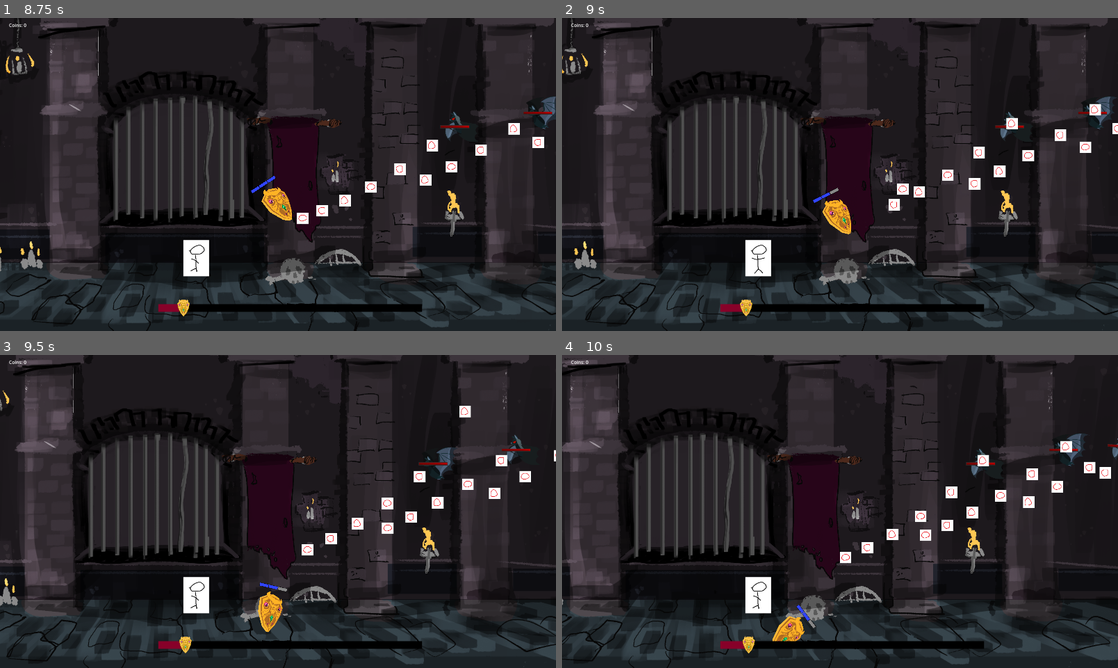
Above: before the commit, frames 1-4 (two rows, left to right).
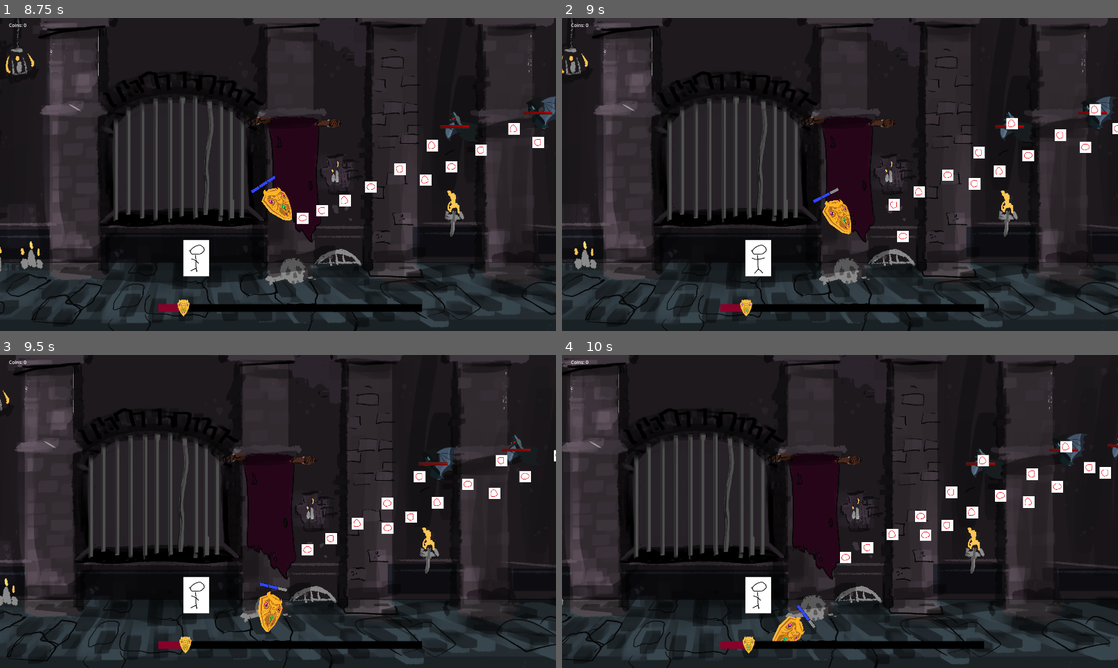
Above: after the commit, the same moments.

Repository: Cookie-Tin-Studios/Heroes-Shield
Game: Godot game, scene res://scenes/menu/main_menu.tscn
Two runs of this game, one before a commit and one after it. Both use one fixed random seed, a clock stepped at 60 frames per second and the inputs below.
Inputs (mouse positions are in pixels of both pictures, inside the frame that each line leads up to):
- Up to frame 1 (8.75 s): click "New Game" at 0.5 s; move the mouse to (400, 158) at 1.27 s; hold Right (ui_right) 1.28-2.03 s; click (400, 158) at 1.35 s; move the mouse to (166, 190) at 2.02 s; hold Down (ui_down) 2.03-2.78 s; click (166, 190) at 2.1 s; move the mouse to (333, 105) at 2.77 s; hold Right (ui_right) 2.78-3.53 s; click (333, 105) at 2.85 s; move the mouse to (250, 237) at 3.52 s; hold Up (ui_up) 3.53-4.28 s; click (250, 237) at 3.6 s; move the mouse to (444, 221) at 4.27 s; hold Left (ui_left) 4.28-5.78 s; click (444, 221) at 4.35 s; move the mouse to (111, 127) at 5.02 s; click (111, 127) at 5.1 s; move the mouse to (305, 174) at 5.77 s; hold Down (ui_down) 5.78-6.53 s; click (305, 174) at 5.85 s; move the mouse to (194, 96) at 6.52 s; hold Right (ui_right) 6.53-7.28 s; click (194, 96) at 6.6 s; move the mouse to (400, 158) at 7.27 s; hold Up (ui_up) 7.28-8.03 s; click (400, 158) at 7.35 s; move the mouse to (166, 190) at 8.02 s; hold Right (ui_right) from 8.03 s (still down); click (166, 190) at 8.1 s
- Up to frame 2 (9 s): move the mouse to (895, 105) at 8.77 s; release Right (ui_right) at 8.78 s; hold Down (ui_down) from 8.78 s (still down); click (895, 105) at 8.85 s
- Up to frame 3 (9.5 s): keep holding Down (ui_down)
- Up to frame 4 (10 s): move the mouse to (812, 574) at 9.52 s; release Down (ui_down) at 9.53 s; hold Left (ui_left) from 9.53 s (still down); click (812, 574) at 9.6 s

Frame 1 is identical in both runs. In frame 2, 0.2% of the frame differs, in the area x 60-63%, y 52-72%; in frame 3, less than 0.1%; in frame 4, nothing differs.

Commit message:
Don't take idiot hero into account

Diff:
--- a/scripts/shield/shield.gd
+++ b/scripts/shield/shield.gd
@@ -1,24 +1,24 @@
 extends CharacterBody2D
 
-# Health variables
+# --- Health variables ---
 @export var max_health: int = 3
 @onready var health_bar = $HealthBar
 var current_health: int = max_health
 
-# Movement variables
+# --- Movement variables ---
 @export var acceleration: float = 4000
 @export var deceleration: float = 4000
 @export var friction: float = 0.8
 @export var speed: float = 800
 
-# Reference to the hero node (the "Idiot_hero")
+# Reference to a "hero" node (for movement/flipping), but NOT used for parry direction
 @export var idiot_hero: Node
 
 # Container for orientation
 @onready var flip_container = $FlipContainer
 @onready var health_bar_starting_position = health_bar.position
 
-# Keep track of projectiles within parry range
+# Track projectiles in parry range
 var projectiles_in_range: Array[RigidBody2D] = []
 
 func _ready() -> void:
@@ -26,7 +26,7 @@
 	current_health = max_health
 	call_deferred("create_health_sections")
 
-	# Ensure we can access the hero node
+	# Ensure the hero node is accessible (only used for movement/position checks, not reflection)
 	idiot_hero = get_node("../Idiot_hero")
 	if idiot_hero == null:
 		print("Shield: Hero path is not set!")
@@ -37,24 +37,23 @@
 func take_damage(amount: int) -> void:
 	current_health -= amount
 	update_health_bar()
-
 	if current_health <= 0:
 		die()
 
 func die() -> void:
 	print("Character has died!")
-	queue_free()  # Remove the character from the scene
+	queue_free()
 
 func _process(delta: float) -> void:
 	var input_dir = Vector2.ZERO
 
-	# Make sure the hero node still exists
-	idiot_hero = get_node("../Idiot_hero")
-	if idiot_hero == null:
+	# If you still want to anchor movement logic around the hero’s velocity, do so;
+	# otherwise, remove references to idiot_hero if not needed.
+	if not is_instance_valid(idiot_hero):
 		print("Shield: Cannot find the hero node!")
 		return
 
-	# Basic movement inputs
+	# --- Basic movement inputs ---
 	if Input.is_action_pressed("ui_up"):
 		input_dir.y -= 1
 	if Input.is_action_pressed("ui_down"):
@@ -68,33 +67,34 @@
 
 	var target_velocity: Vector2
 	if input_dir == Vector2.ZERO:
+		# If no direct input, maybe match hero velocity or keep shield still.
 		target_velocity = idiot_hero.velocity
 	else:
 		target_velocity = input_dir * speed
 
-	# Accelerate toward the target velocity
 	velocity = velocity.move_toward(target_velocity, acceleration * delta)
 
-	# Apply friction if no movement input
+	# Friction if no movement input
 	if input_dir == Vector2.ZERO:
 		velocity *= pow(friction, delta)
 
 	move_and_slide()
 	restrict_to_camera()
 
-	# Attempt parry if the parry input is just pressed
+	# Attempt parry if parry input is just pressed
 	if Input.is_action_just_pressed("parry"):
 		attempt_parry()
 
-	# Flip the shield based on relative position to hero
+	# Optional: Flip the shield based on relative position to the hero
 	if global_position.x > idiot_hero.global_position.x:
-		flip_container.scale.y = 1   # Not flipped
+		flip_container.scale.y = 1    # Not flipped
 	else:
-		flip_container.scale.y = -1  # Flipped horizontally
+		flip_container.scale.y = -1   # Flipped horizontally
 
+	# Keep the health bar normal scale
 	health_bar.scale = Vector2(1, 1)
 
-	# Rotate the shield so it faces away from the hero
+	# If you still want to face away from hero, keep the next lines:
 	var direction_to_hero = global_position - idiot_hero.global_position
 	rotation = direction_to_hero.angle()
 
@@ -111,13 +111,13 @@
 	position.x = clamp(position.x, camera_rect.position.x, camera_rect.position.x + camera_rect.size.x)
 	position.y = clamp(position.y, camera_rect.position.y, camera_rect.position.y + camera_rect.size.y)
 
-# Called when something enters this body’s main collision shape
+# --- Main collision shape events ---
 func _on_area_2d_body_entered(body: Node2D) -> void:
 	if body.is_in_group("projectiles"):
 		take_damage(1)
 		body.queue_free()  # Destroy the projectile
 
-# Parry area callbacks: track which projectiles are in parry range
+# --- Parry area callbacks ---
 func _on_parry_area_body_entered(body: Node2D) -> void:
 	if body.is_in_group("projectiles") and body is RigidBody2D:
 		projectiles_in_range.append(body)
@@ -131,12 +131,11 @@
 			body.take_damage(1)
 			print("Parried! Dealt 1 damage to ", body.name)
 
-# Called when the player presses the parry action
+# --- Parry logic ---
 func attempt_parry() -> void:
 	if projectiles_in_range.size() == 0:
 		return
 
-	# Reflect every projectile currently in range
 	for projectile in projectiles_in_range:
 		deflect_projectile(projectile)
 
@@ -144,23 +143,20 @@
 	# Mark the projectile as parried
 	projectile.parried = true
 
-	# Update collision layers: remove from player layer (1), add to mob layer (3)
+	# Switch collision layers: remove from player collisions (layer 1), add to mob collisions (layer 3)
 	projectile.set_collision_layer_value(1, false)
 	projectile.set_collision_mask_value(1, false)
 	projectile.set_collision_layer_value(3, true)
 	projectile.set_collision_mask_value(3, true)
 
-	# Use reflection to bounce the projectile’s velocity.
-	# The shield faces away from the hero, so the "normal" we reflect against can
-	# be taken from the direction from hero -> shield (or vice versa, depending on orientation).
-	var direction_to_hero = global_position - idiot_hero.global_position
-	var shield_normal = direction_to_hero.normalized()
+	# Compute reflection from the *shield’s center* to the projectile’s position
+	# so it bounces "away" from the shield.
+	var normal = (projectile.global_position - global_position).normalized()
 
-	# bounce() = v - 2 * (v dot n) * n
-	# This reflects the projectile velocity around the normal.
-	var new_velocity = projectile.linear_velocity.bounce(shield_normal)
+	# Reflect the projectile’s velocity around that normal
+	var new_velocity = projectile.linear_velocity.bounce(normal)
 
-	# Multiply by some factor for a dramatic deflection effect
-	new_velocity *= 10
+	# Dramatic speed boost for satisfying parry
+	new_velocity *= 10.0
 
 	projectile.linear_velocity = new_velocity
